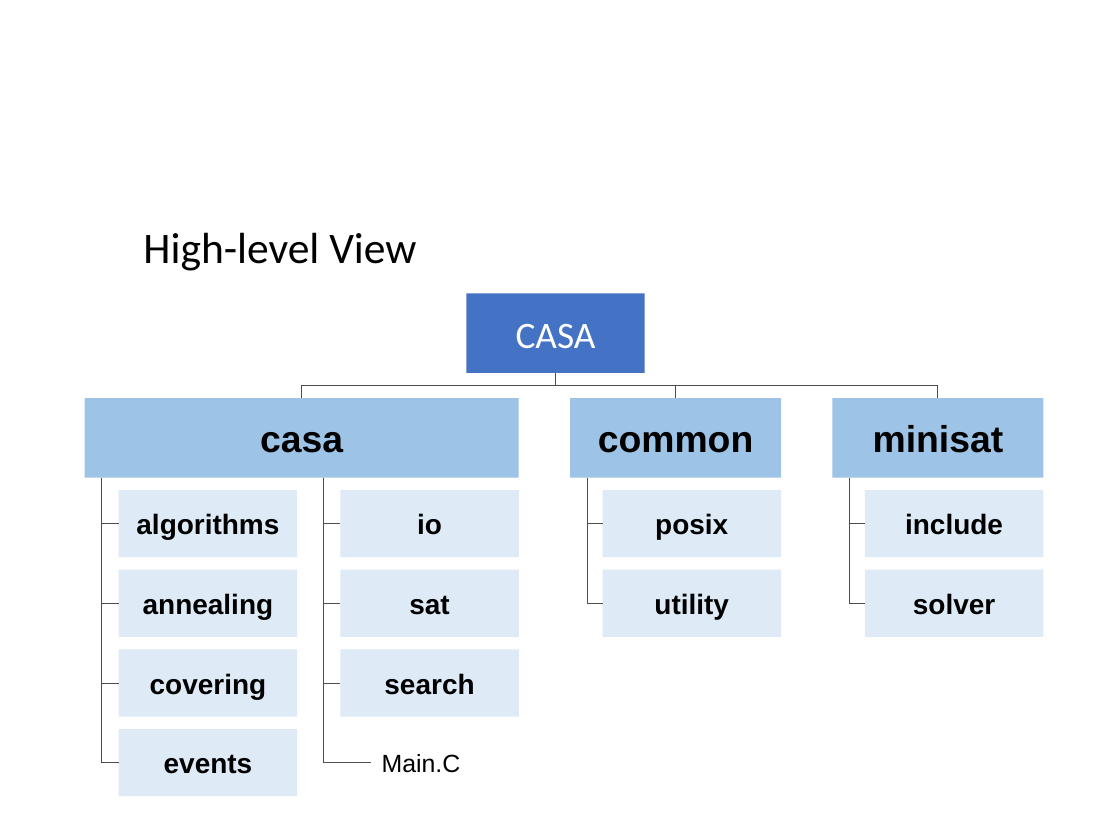
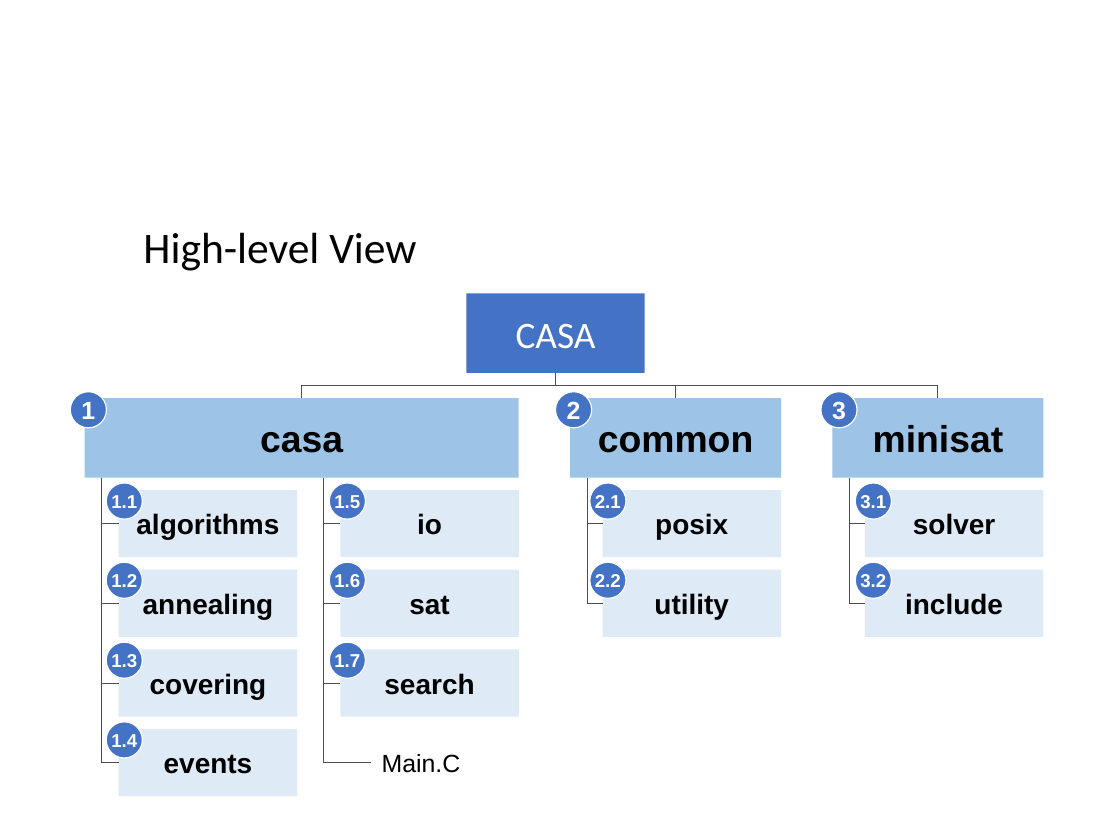
Before and after one commit to Plavit/CASA-refactor, a slide deck: slide 8 of docs/WIP/CASA_Feb28_v3.pptx. Drawn at 1120x840 pixels with LibreOffice and Linux fonts; fonts in the diff are those of the drawing; background and template pictures are left out. Boxes give left, top, right and bottom in pixels: in the first picture for what was removed or moved away, otherwise in the second. Text is boxed around its words. In the diff, an @@ line names an element or a change of style, - is before the commit and + after.

```diff
--- a/docs/WIP/CASA_Feb28_v3.pptx
+++ b/docs/WIP/CASA_Feb28_v3.pptx
@@ ellipse added at (x1=71, y1=392, x2=106, y2=428), fill #4472C4, outline #FFFFFF 0.75 pt, 16 pt, text #FFFFFF, bold @@
+1
@@ ellipse added at (x1=556, y1=392, x2=591, y2=428), fill #4472C4, outline #FFFFFF 0.75 pt, 16 pt, text #FFFFFF, bold @@
+2
@@ ellipse added at (x1=821, y1=392, x2=857, y2=428), fill #4472C4, outline #FFFFFF 0.75 pt, 16 pt, text #FFFFFF, bold @@
+3
@@ ellipse added at (x1=106, y1=483, x2=142, y2=519), fill #4472C4, outline #FFFFFF 0.75 pt, 12 pt, text #FFFFFF, bold @@
+1.1
@@ ellipse added at (x1=329, y1=483, x2=365, y2=519), fill #4472C4, outline #FFFFFF 0.75 pt, 12 pt, text #FFFFFF, bold @@
+1.5
@@ ellipse added at (x1=590, y1=483, x2=626, y2=519), fill #4472C4, outline #FFFFFF 0.75 pt, 12 pt, text #FFFFFF, bold @@
+2.1
@@ ellipse added at (x1=856, y1=483, x2=892, y2=519), fill #4472C4, outline #FFFFFF 0.75 pt, 12 pt, text #FFFFFF, bold @@
+3.1
@@ rectangle "solver" moved from (x1=865, y1=570, x2=1043, y2=637) to (x1=865, y1=491, x2=1043, y2=558) @@
@@ ellipse added at (x1=106, y1=562, x2=142, y2=598), fill #4472C4, outline #FFFFFF 0.75 pt, 12 pt, text #FFFFFF, bold @@
+1.2
@@ ellipse added at (x1=329, y1=562, x2=365, y2=598), fill #4472C4, outline #FFFFFF 0.75 pt, 12 pt, text #FFFFFF, bold @@
+1.6
@@ ellipse added at (x1=590, y1=562, x2=626, y2=598), fill #4472C4, outline #FFFFFF 0.75 pt, 12 pt, text #FFFFFF, bold @@
+2.2
@@ ellipse added at (x1=856, y1=562, x2=892, y2=598), fill #4472C4, outline #FFFFFF 0.75 pt, 12 pt, text #FFFFFF, bold @@
+3.2
@@ rectangle "include" moved from (x1=865, y1=491, x2=1043, y2=558) to (x1=865, y1=570, x2=1043, y2=637) @@
@@ ellipse added at (x1=106, y1=642, x2=142, y2=678), fill #4472C4, outline #FFFFFF 0.75 pt, 12 pt, text #FFFFFF, bold @@
+1.3
@@ ellipse added at (x1=329, y1=642, x2=365, y2=678), fill #4472C4, outline #FFFFFF 0.75 pt, 12 pt, text #FFFFFF, bold @@
+1.7
@@ ellipse added at (x1=106, y1=722, x2=142, y2=758), fill #4472C4, outline #FFFFFF 0.75 pt, 12 pt, text #FFFFFF, bold @@
+1.4
```
Also in this commit, not shown: 1 slide added, 3 other files.
